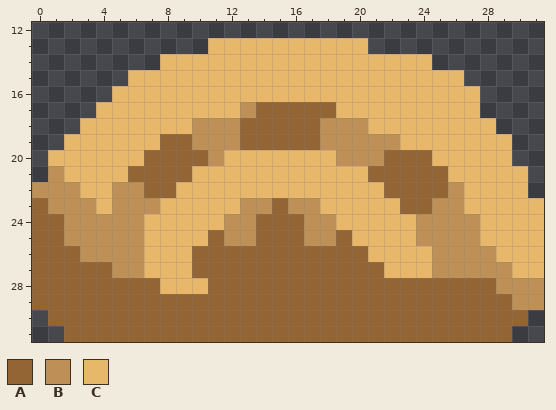
Two states of a pixel-art sprite, assets/sprites/blocks/environment/props/tube-coral1.png. Above, as it was before the edit.
The file is 32x32 pixels. Shown: x 0..31, y 12..31.
Palette (. is transparent): A #936534  B #be9057  C #e7b86a
Pixels before, first column x 0:
13 ...........CCCCCCCCCC...........
14 ........CCCCCCCCCCCCCCCCC.......
15 ......CCCCCCCCCCCCCCCCCCCCC.....
16 .....CCCCCCCCCCCCCCCCCCCCCCC....
17 ....CCCCCCCCCBAAAAACCCCCCCCC....
18 ...CCCCCCCBBBAAAAABBBCCCCCCCC...
19 ..CCCCCCAABBBAAAAABBBBBCCCCCCC..
20 .CCCCCCAAAABCCCCCCCBBBAAACCCCC..
21 .BCCCCAAAACCCCCCCCCCCAAAAACCCCC.
22 BBBCCBBAACCCCCCCCCCCCCAAAABCCCC.
23 ABBBCBBBCCCCCBBABBCCCCCAABBCCCCC
24 AABBBBBCCCCCBBAAABBCCCCCBBBBCCCC
25 AABBBBBCCCCABBAAABBACCCCBBBBCCCC
26 AAABBBBCCCAAAAAAAAAAACCCCBBBBCCC
27 AAAAABBCCCAAAAAAAAAAAACCCBBBBBCC
28 AAAAAAAACCCAAAAAAAAAAAAAAAAAABBB
29 AAAAAAAAAAAAAAAAAAAAAAAAAAAAAABB
30 .AAAAAAAAAAAAAAAAAAAAAAAAAAAAAA.
31 ..AAAAAAAAAAAAAAAAAAAAAAAAAAAA..
Now the later version:
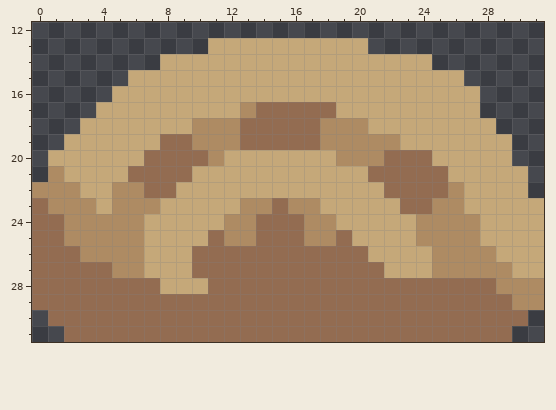
Changes in this commit:
colour A: #936534 -> #936c51
colour B: #be9057 -> #ae8b63
colour C: #e7b86a -> #c5a879
Where, in picture pixels (left, top, right, bottom), the same in both pictures:
changed: (32, 38, 544, 342)
